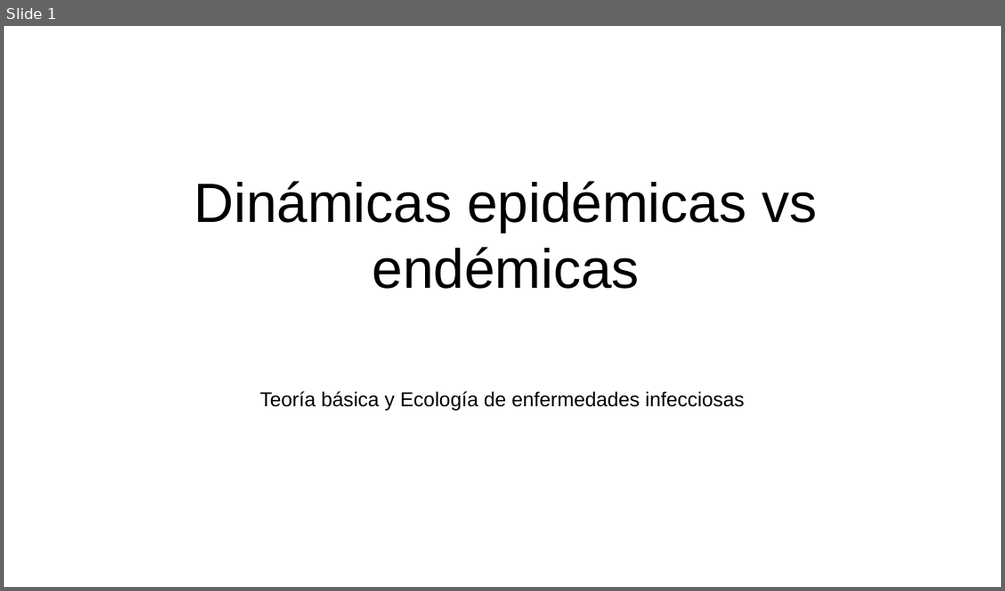
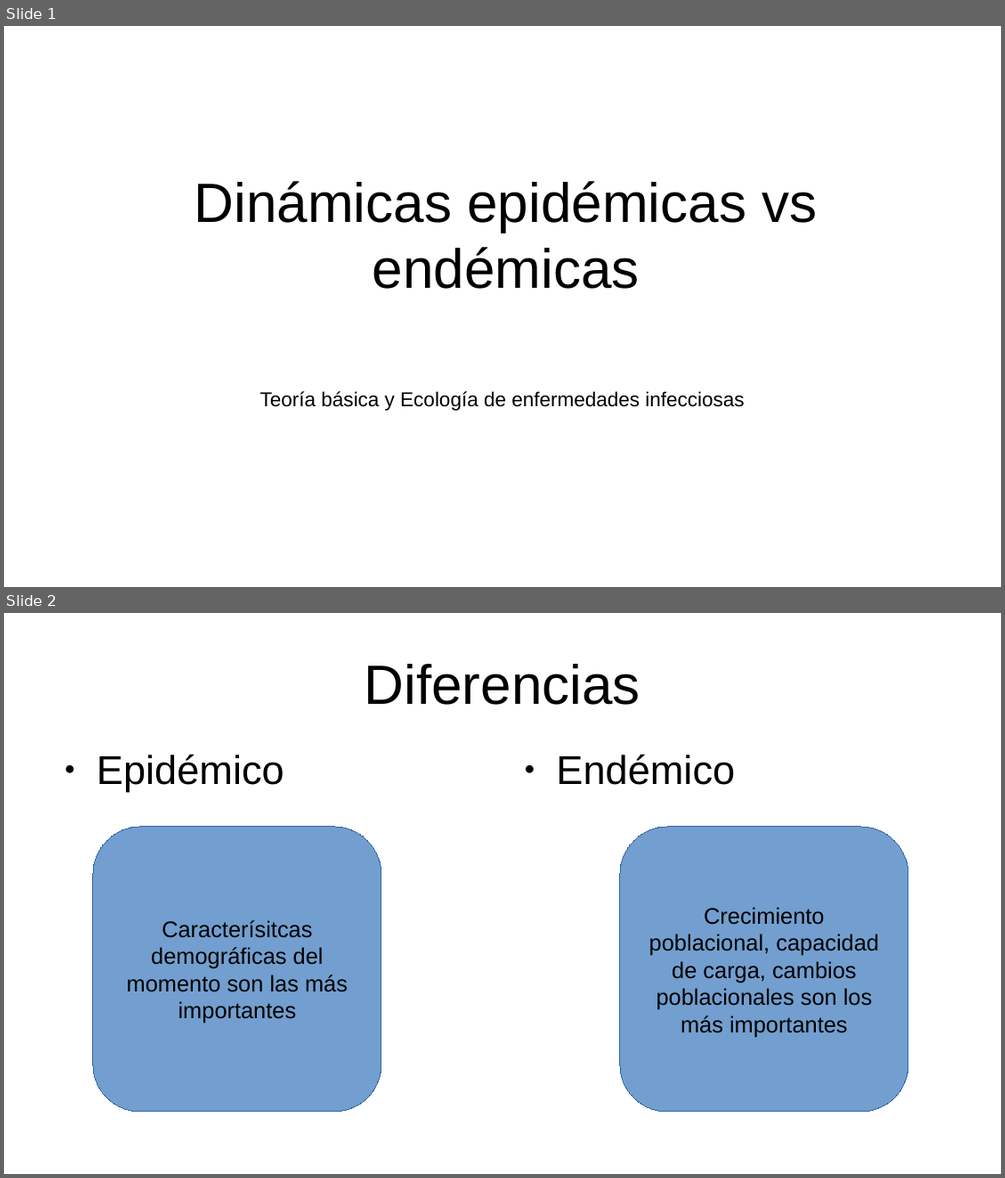
Before and after one commit to gerardommc/Ecologia-Teorica, a slide deck: Dinamicas-epi-ende.odp. Shown one above the other, each under a label of ours: slide 1 before the commit, slides 1 and 2 after it. The pictures are 1005x591 and 1005x1178 pixels, drawn with LibreOffice and Linux fonts; fonts in the diff are those of the drawing. Boxes give left, top, right and bottom in pixels: in the first picture for what was removed or moved away, otherwise in the second. Text is boxed around its words. In the diff, an @@ line names an element or a change of style, - is before the commit and + after.

Commit message:
Din end

```diff
--- a/Dinamicas-epi-ende.odp
+++ b/Dinamicas-epi-ende.odp
@@ slide 2 added at (4,613,1001,1174), background #FFFFFF @@
@@ title added at (364,664,640,705), 44 pt, text #000000 @@
+Diferencias
@@ text added at (97,754,284,792), 32 pt, text #000000 @@
+● Epidémico
@@ text added at (556,754,735,785), 32 pt, text #000000 @@
+● Endémico
@@ rounded rectangle added at (93,827,381,1111), fill #729FCF, outline #3465A4 0 pt, 18 pt, text #000000 @@
+Caracterísitcas demográficas del momento son las más importantes
@@ rounded rectangle added at (620,827,908,1111), fill #729FCF, outline #3465A4 0 pt, 18 pt, text #000000 @@
+Crecimiento poblacional, capacidad de carga, cambios poblacionales son los más importantes
```
Also in this commit, not shown: 1 other slide added.
